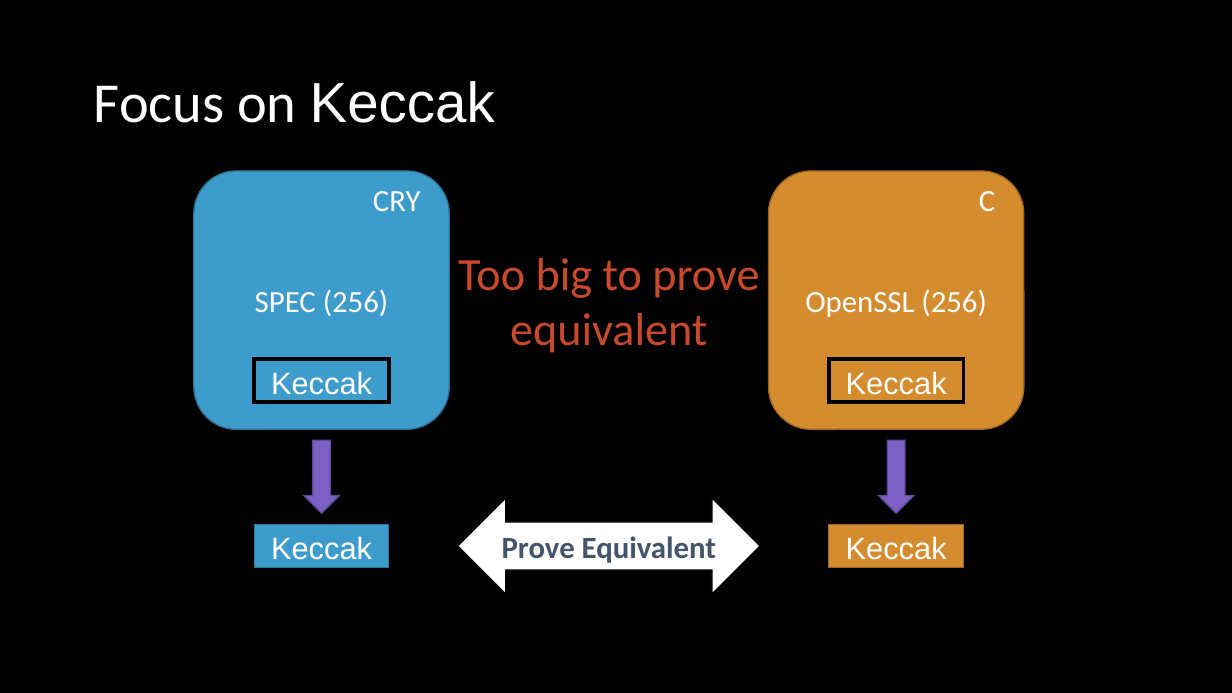
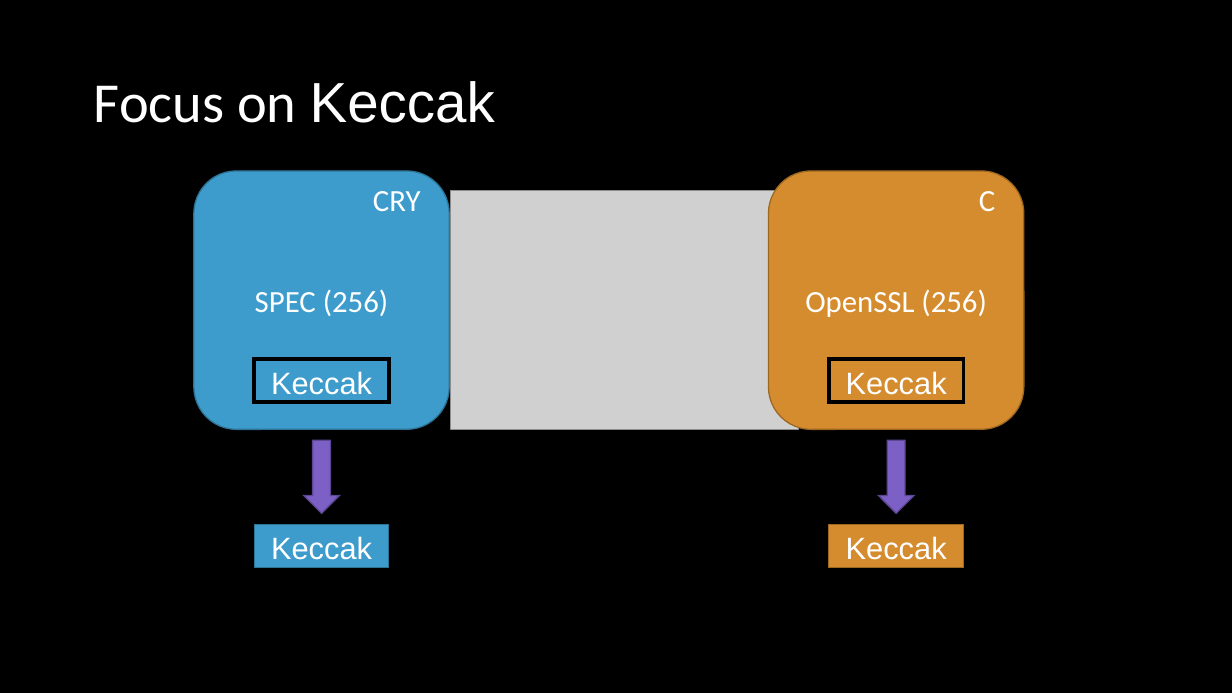
Before and after one commit to ericmercer/sha3-verification, a slide deck: slide 17 of presentation/SPIN2022.pptx (slide 14 before the commit). Drawn at 1232x693 pixels with LibreOffice and Linux fonts; fonts in the diff are those of the drawing; grey boxes stand for pictures. Boxes give left, top, right and bottom in pixels: in the first picture for what was removed or moved away, otherwise in the second. Text is boxed around its words. In the diff, an @@ line names an element or a change of style, - is before the commit and + after.

```diff
--- a/presentation/SPIN2022.pptx
+++ b/presentation/SPIN2022.pptx
@@ picture added at <box>451,190,799,429</box> @@
@@ text removed at <box>458,258,759,353</box> @@
-Too big to prove equivalent
@@ left right arrow removed at <box>457,498,760,594</box> @@
-Prove Equivalent
```
Also in this commit, not shown: 8 other slides changed, 3 slides added.
